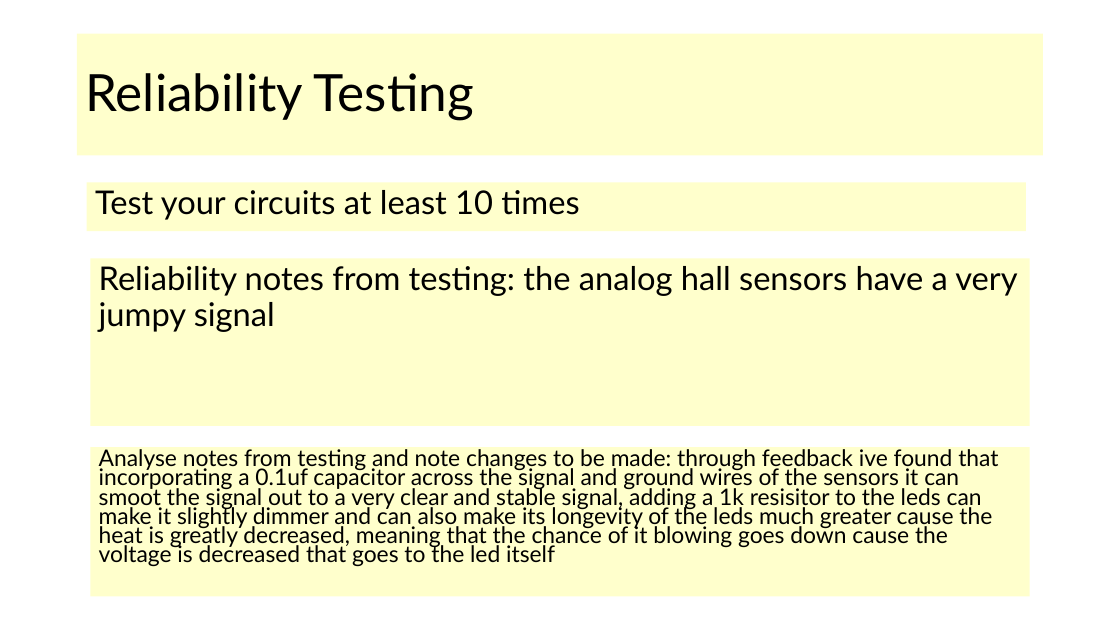
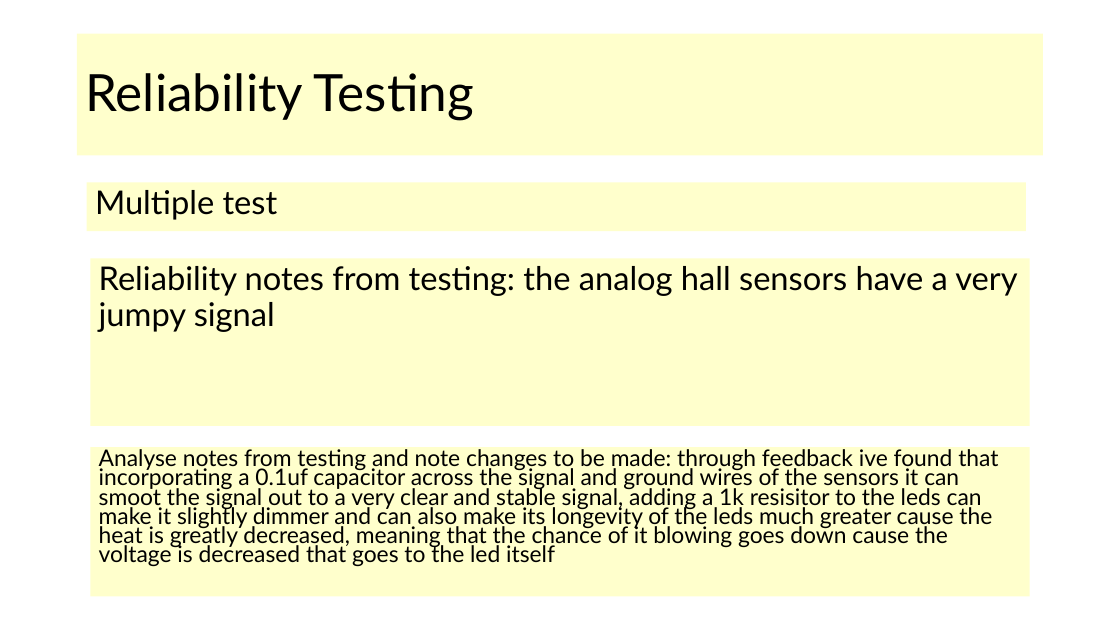
Before and after one commit to Heinrich70/Heinrich-13-Di-70cc-hybrid-pitbike, a slide deck: slide 12 of AS91904 Electronics Heinrich Venter.pptx. Drawn at 1120x630 pixels with LibreOffice and Linux fonts; fonts in the diff are those of the drawing. Boxes give left, top, right and bottom in pixels: in the first picture for what was removed or moved away, otherwise in the second. Text is boxed around its words. In the diff, an @@ line names an element or a change of style, - is before the commit and + after.

```diff
--- a/AS91904 Electronics Heinrich Venter.pptx
+++ b/AS91904 Electronics Heinrich Venter.pptx
@@ text in rectangle at box(95, 190, 278, 220): text changed @@
-Test your circuits at least 10 times
+Multiple test
```
Also in this commit, not shown: 1 other slide changed, 2 other files.
